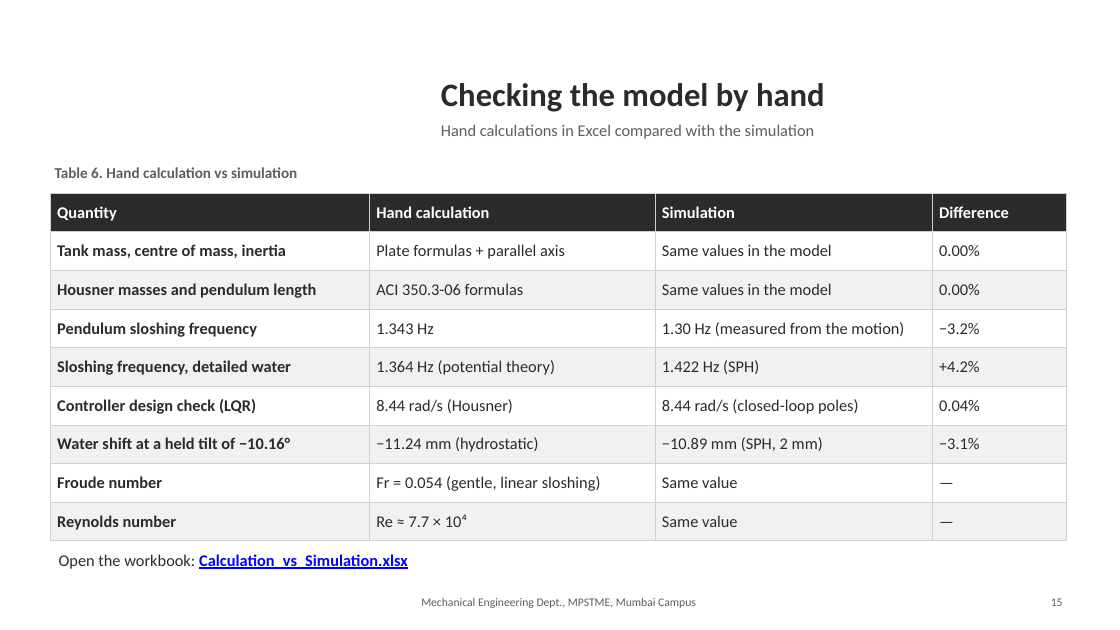
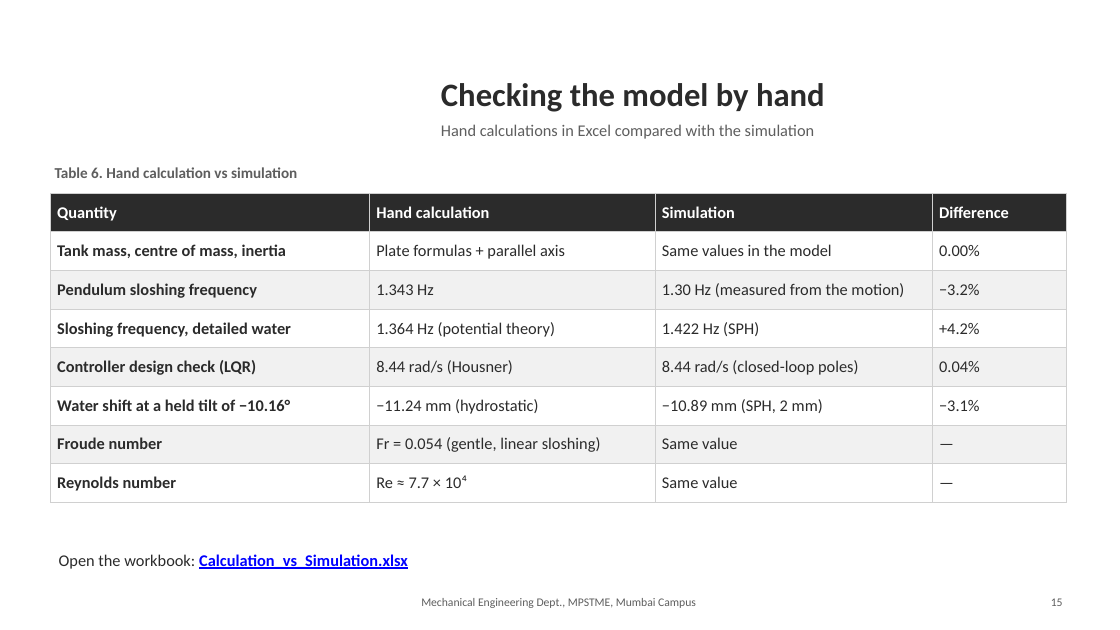
Before and after one commit to RacerRed505/LiquidSloshingRL-Capstone, a slide deck: slide 15 of docs/presentation/Liquid_Sloshing_Final_Presentation.pptx. Drawn at 1120x630 pixels with LibreOffice and Linux fonts; fonts in the diff are those of the drawing; background and template pictures are left out. Boxes give left, top, right and bottom in pixels: in the first picture for what was removed or moved away, otherwise in the second. Text is boxed around its words. In the diff, an @@ line names an element or a change of style, - is before the commit and + after.

Commit message:
Remove the Housner-masses row from the hand-calculation slide

```diff
--- a/docs/presentation/Liquid_Sloshing_Final_Presentation.pptx
+++ b/docs/presentation/Liquid_Sloshing_Final_Presentation.pptx
@@ table at box(50, 193, 1067, 502) @@
-row 3: Housner masses and pendulum length | ACI 350.3-06 formulas | Same values in the model | 0.00%
```
Also in this commit, not shown: 1 other file.
